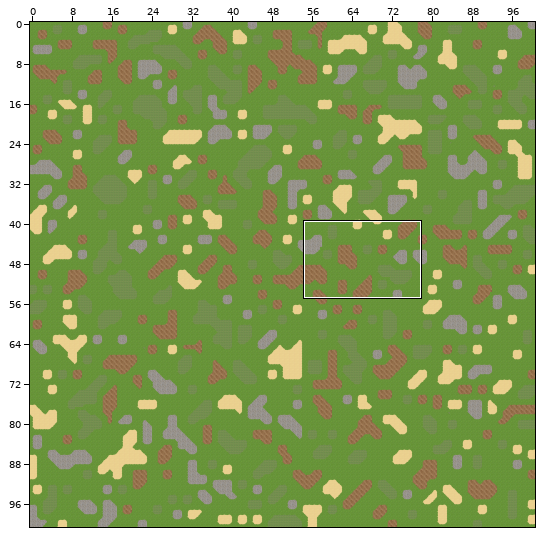
Tiled map (JSON) -- common/images/map/s1.json. The first picture is a wide view before the edit; the outline marks the close-up.
Close-up. As it was:
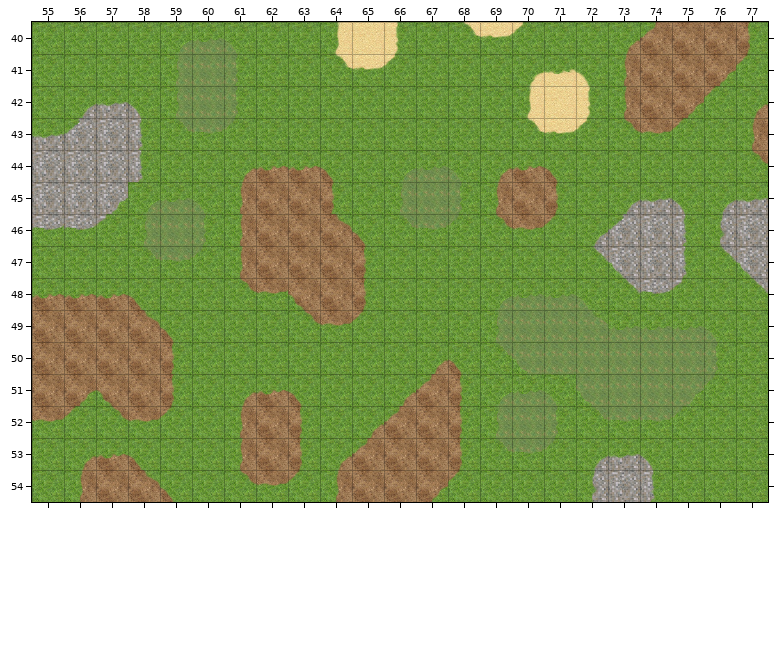
Cells are 50x50 px. Shown: x 55..77, y 40..54.
After the commit:
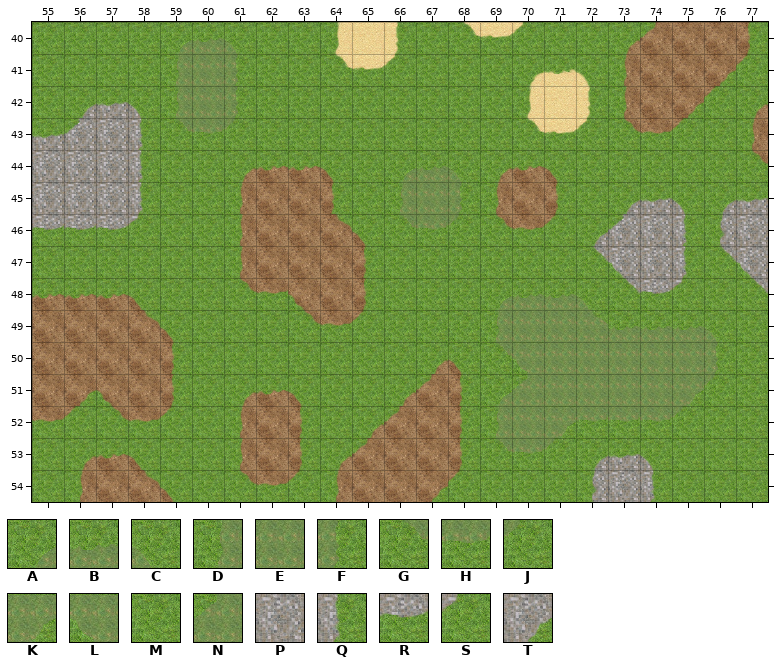
Key: from "evolution": A 0, B 1, C 2, D 6, E 7, F 8, G 12, H 13, J 14, K 18, L 19, M 20, N 25, P 37, Q 38, R 43, S 44, T 48.
_ is an empty cell, . an unchanged one.
Diff:
--- layer "b"
@@ x 57..60 @@
-45 TABC
-46 SDEF
-47 .GHJ
+45 PQMM
+46 RSMM
+47 .MMM
@@ x 70..72 @@
-51 BCL
-52 .FG
+51 NEE
+52 .KH
Changed places in both close-ups, as pixel boxes (x1, y1, x2, y2):
changed: (96, 182, 206, 262)
changed: (512, 374, 608, 438)
